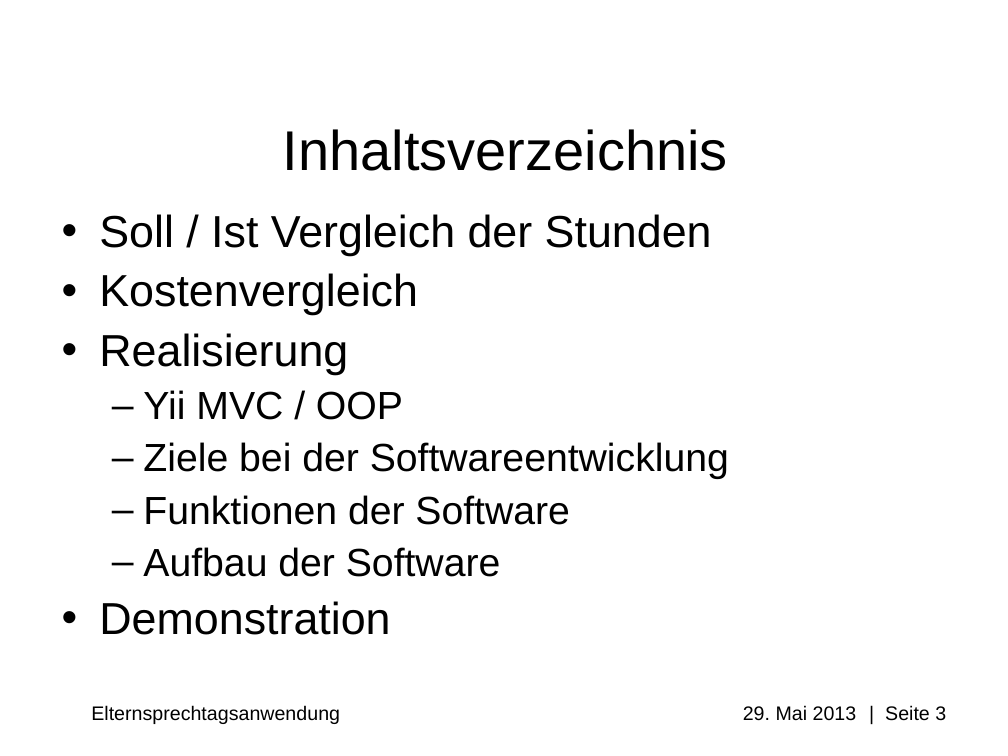
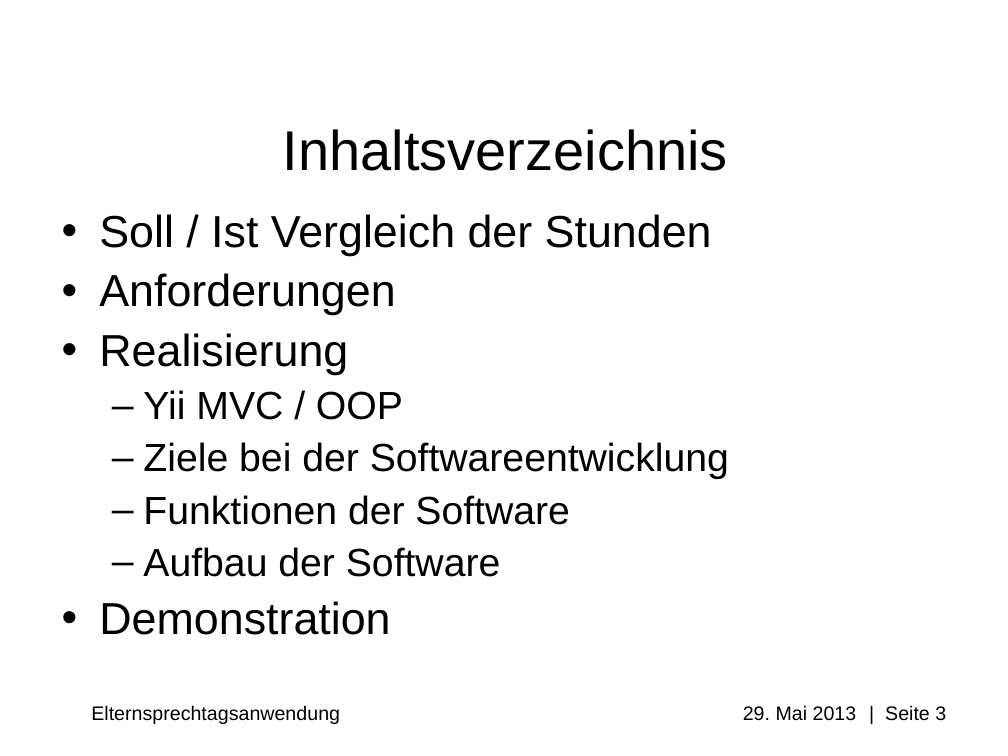
Before and after one commit to Professi/esta, a slide deck: slide 3 of docs/Praesentation/Elternsprechtagsanwendung(ESTA).ppt. Drawn at 1008x756 pixels with LibreOffice and Linux fonts; fonts in the diff are those of the drawing; background and template pictures are left out. Boxes give left, top, right and bottom in pixels: in the first picture for what was removed or moved away, otherwise in the second. Text is boxed around its words. In the diff, an @@ line names an element or a change of style, - is before the commit and + after.

```diff
--- a/docs/Praesentation/Elternsprechtagsanwendung(ESTA).ppt
+++ b/docs/Praesentation/Elternsprechtagsanwendung(ESTA).ppt
@@ text at [99,273,395,315]: text changed @@
-• Kostenvergleich
+• Anforderungen
```
Also in this commit, not shown: 1 slide added, 1 slide removed, 6 other files.
